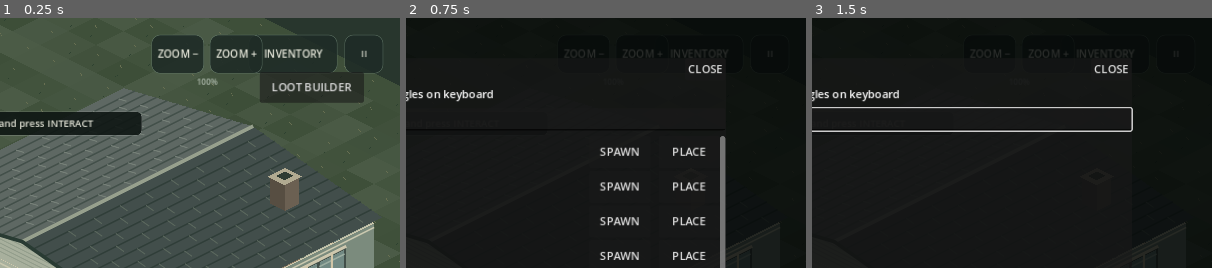
Above: before the commit, frames 1-3 (left to right).
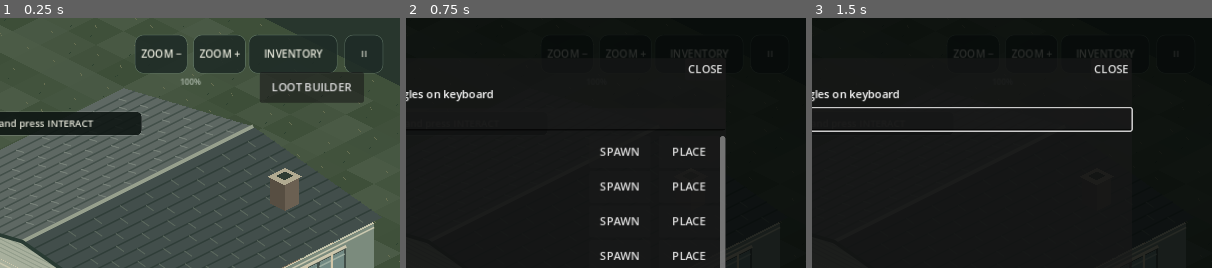
Above: after the commit, the same moments.

Repository: kalashgit/last-light-godot
Game: Godot game, scene res://main.tscn
The game is run twice, just before and just after one commit, with the same random seed, the same clock (stepped at 60 frames per second) and the same inputs.
Inputs (mouse positions are % of the whole screen's width and height, from its top left):
- Up to frame 1 (0.25 s): no input
- Up to frame 2 (0.75 s): click "LOOT BUILDER" at 0.5 s
- Up to frame 3 (1.5 s): click (50, 20) at 1.27 s; type "12" at 1.35 s
The pictures show only the part of the screen within x 50-100%, y 0-50%; the shares and areas given below are measured in that part.

The runs differ from the first frame. In frame 1, 2.1% of the frame differs, in the area x 33-66%, y 6-27%; in frame 2, less than 0.1%; in frame 3, less than 0.1%.

Commit message:
Separate top-bar zoom buttons from inventory touch target

Diff:
--- a/scripts/mobile_hud.gd
+++ b/scripts/mobile_hud.gd
@@ -59,7 +59,7 @@
  var rows_top := modal.position.y + 82
  var row_height := minf(56, (modal.size.y - 164) / 6.0)
  var zoom_y: float = top + (132.0 if portrait else 0.0)
- var zoom_start: float = right - (166.0 if portrait else 334.0)
+ var zoom_start: float = right - (166.0 if portrait else 358.0)
  var controls := {
   "safeRect": safe,
   "stick_center": stick_center,
